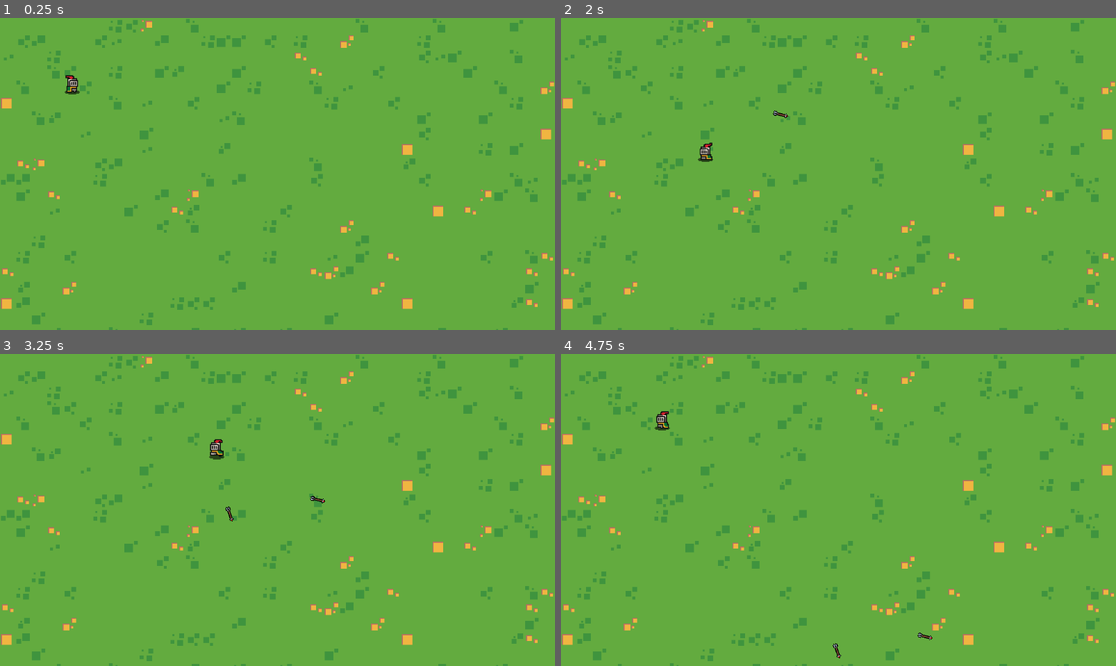
Above: before the commit, frames 1-4 (two rows, left to right).
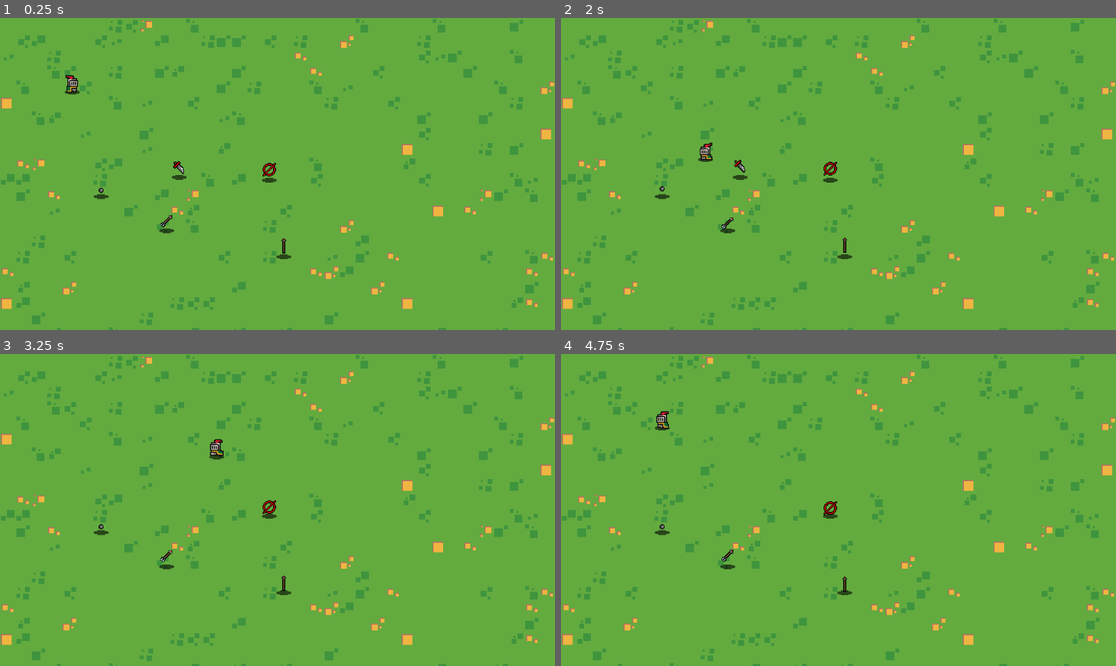
Above: after the commit, the same moments.

Repository: that-damn-cat/Godot-Programming-Patterns-1-Strategy-Pattern
Game: Godot game, scene res://game.tscn
Two runs of this game, one before a commit and one after it. Both use one fixed random seed, a clock stepped at 60 frames per second and the inputs below. Sound files missing from this copy of the repository are replaced by a short silence.
Inputs (mouse positions are in pixels of both pictures, inside the frame that each line leads up to):
- Up to frame 1 (0.25 s): no input
- Up to frame 2 (2 s): move the mouse to (960, 158) at 0.52 s; hold D (right) 0.53-1.28 s; click (960, 158) at 0.67 s; move the mouse to (727, 189) at 1.27 s; hold S (down) from 1.28 s (still down)
- Up to frame 3 (3.25 s): move the mouse to (333, 441) at 2.02 s; release S (down) at 2.03 s; hold D (right) 2.03-2.78 s; move the mouse to (249, 572) at 2.77 s; hold W (up) from 2.78 s (still down); click (249, 572) at 2.92 s
- Up to frame 4 (4.75 s): move the mouse to (1005, 556) at 3.52 s; release W (up) at 3.53 s; hold A (left) from 3.53 s (still down); move the mouse to (672, 463) at 4.27 s

The runs differ from the first frame. In frame 1, 0.4% of the frame differs, in the area x 16-53%, y 45-78%; in frame 2, 0.4%, in the area x 16-53%, y 29-78%; in frame 3, 0.4%; in frame 4, 0.4%.

Commit message:
Refactor finished

Diff:
--- a/attacks/null/null_attack.tres
+++ b/attacks/null/null_attack.tres
@@ -1,22 +1,22 @@
-[gd_resource type="Resource" script_class="MeleeStrategy" load_steps=7 format=3 uid="uid://cad7lgpy0q5s8"]
+[gd_resource type="Resource" script_class="NullAttackStrategy" load_steps=7 format=3 uid="uid://cad7lgpy0q5s8"]
 
 [ext_resource type="Script" uid="uid://bxhoopvbe5vjn" path="res://components/MovementStrategy/strategies/null_movement.gd" id="1_8g5om"]
-[ext_resource type="Script" uid="uid://c3runyuidteyw" path="res://components/AttackStrategy/strategies/melee_strategy.gd" id="1_j5smc"]
+[ext_resource type="Script" uid="uid://dns32ebcdy0sd" path="res://components/AttackStrategy/strategies/null_attack_strategy.gd" id="1_j5smc"]
 [ext_resource type="Texture2D" uid="uid://d0e1nik2f80rl" path="res://attacks/null/no_weapon.png" id="1_rdeky"]
 [ext_resource type="Script" uid="uid://dmqwweib121uh" path="res://components/AttackData/AttackData.gd" id="2_8g5om"]
 
-[sub_resource type="Resource" id="Resource_gydmb"]
+[sub_resource type="Resource" id="Resource_8g5om"]
 script = ExtResource("1_8g5om")
 metadata/_custom_type_script = "uid://bxhoopvbe5vjn"
 
 [sub_resource type="Resource" id="Resource_16brr"]
 script = ExtResource("2_8g5om")
-movement_strategy = SubResource("Resource_gydmb")
+movement_strategy = SubResource("Resource_8g5om")
 pickup_icon = ExtResource("1_rdeky")
-duration_seconds = 1.0
+cooldown_seconds = 0.1
 metadata/_custom_type_script = "uid://dmqwweib121uh"
 
 [resource]
 script = ExtResource("1_j5smc")
 attack_data = SubResource("Resource_16brr")
-metadata/_custom_type_script = "uid://c3runyuidteyw"
+metadata/_custom_type_script = "uid://dns32ebcdy0sd"
--- a/attacks/shoot_arrow.tres
+++ b/attacks/shoot_arrow.tres
@@ -20,12 +20,13 @@
 pickup_angle_degrees = -45.0
 attack_sfx = ExtResource("2_3pvag")
 damage = 2.0
-attack_range = 100.0
-duration_seconds = 5.0
+attack_range = inf
+duration_seconds = inf
 cooldown_seconds = 1.0
 metadata/_custom_type_script = "uid://dmqwweib121uh"
 
 [resource]
 script = ExtResource("6_n3gf2")
+speed = 300.0
 attack_data = SubResource("Resource_f5334")
 metadata/_custom_type_script = "uid://brp8yh3evptn"
--- /dev/null
+++ b/attacks/shoot_bullet.tres
@@ -0,0 +1,31 @@
+[gd_resource type="Resource" script_class="RangedStrategy" load_steps=9 format=3 uid="uid://dq107og3oxpn7"]
+
+[ext_resource type="Script" uid="uid://brp8yh3evptn" path="res://components/AttackStrategy/strategies/ranged_strategy.gd" id="1_4oojc"]
+[ext_resource type="PackedScene" uid="uid://bys73eavvnwu4" path="res://attacks/scenes/projectiles/bullet/bullet.tscn" id="1_xlbil"]
+[ext_resource type="AudioStream" uid="uid://dwk4i813x3fry" path="res://attacks/scenes/projectiles/bullet/explosion.wav" id="2_3ao1t"]
+[ext_resource type="Script" uid="uid://cumqmxndmfx0n" path="res://components/MovementStrategy/strategies/move_forward.gd" id="3_vfk0s"]
+[ext_resource type="Texture2D" uid="uid://b60b8vplc7x3t" path="res://attacks/scenes/projectiles/bullet/bullet.png" id="4_0hsu1"]
+[ext_resource type="Script" uid="uid://dmqwweib121uh" path="res://components/AttackData/AttackData.gd" id="5_pd6wx"]
+
+[sub_resource type="Resource" id="Resource_vipu0"]
+script = ExtResource("3_vfk0s")
+metadata/_custom_type_script = "uid://cumqmxndmfx0n"
+
+[sub_resource type="Resource" id="Resource_bdcno"]
+script = ExtResource("5_pd6wx")
+attack_scene = ExtResource("1_xlbil")
+pivot_offset = 6.0
+movement_strategy = SubResource("Resource_vipu0")
+pickup_icon = ExtResource("4_0hsu1")
+attack_sfx = ExtResource("2_3ao1t")
+damage = 4.0
+attack_range = 325.0
+cooldown_seconds = 0.35
+metadata/_custom_type_script = "uid://dmqwweib121uh"
+
+[resource]
+script = ExtResource("1_4oojc")
+speed = 600.0
+accuracy = 0.95
+attack_data = SubResource("Resource_bdcno")
+metadata/_custom_type_script = "uid://brp8yh3evptn"
--- a/attacks/sword_swing.tres
+++ b/attacks/sword_swing.tres
@@ -17,7 +17,7 @@
 pivot_offset = 7.0
 movement_strategy = SubResource("Resource_8r8dm")
 pickup_icon = ExtResource("4_vrpd5")
-pickup_angle_degrees = -30.0
+pickup_angle_degrees = 45.0
 attack_sfx = ExtResource("2_sopqn")
 damage = 3.0
 attack_range = 75.0
--- a/components/Attack/Attack.gd
+++ b/components/Attack/Attack.gd
@@ -7,6 +7,8 @@
 var movement_strategy: MovementStrategy
 var duration_seconds: float = 999.0
 var spawn_offset: float = 0.0
+var origin: Vector2 = Vector2.ZERO
+var max_distance: float = 0.0
 
 
 func _ready() -> void:
@@ -18,14 +20,30 @@
 
 		hit_box.hit_hurtbox.connect(queue_free)
 
-	if duration_seconds > 0.0:
-		var despawn_timer := Timer.new()
-		despawn_timer.wait_time = duration_seconds
-		despawn_timer.autostart = true
-		despawn_timer.one_shot = true
-		add_child(despawn_timer)
-		despawn_timer.timeout.connect(queue_free)
+	_setup_despawn_timer(duration_seconds)
 
 func _process(delta: float) -> void:
 	global_position += movement_strategy.velocity * delta
 	rotation += movement_strategy.rotation * delta
+
+	if _exceeded_distance():
+		queue_free()
+
+
+func _exceeded_distance() -> bool:
+	if max_distance <= 0.0:
+		return false
+
+	var distance = global_position.distance_to(origin)
+	return(distance > max_distance)
+
+func _setup_despawn_timer(duration: float) -> void:
+	if duration_seconds == INF or duration_seconds <= 0.0:
+		return
+
+	var despawn_timer := Timer.new()
+	despawn_timer.wait_time = duration
+	despawn_timer.autostart = true
+	despawn_timer.one_shot = true
+	add_child(despawn_timer)
+	despawn_timer.timeout.connect(queue_free)
--- a/components/AttackData/AttackData.gd
+++ b/components/AttackData/AttackData.gd
@@ -23,6 +23,9 @@
 
 
 func get_attack_scene() -> Attack:
+	if not attack_scene:
+		return(null)
+
 	var instance := attack_scene.instantiate()
 	if not instance is Attack:
 		push_error("AttackData.attack_scene must be of type Attack!")
--- a/components/AttackStrategy/strategies/melee_strategy.gd
+++ b/components/AttackStrategy/strategies/melee_strategy.gd
@@ -4,8 +4,11 @@
 func _perform_attack(attacker: Node2D, origin: Vector2, target: Vector2) -> void:
 	var attack_scene: Attack = attack_data.get_attack_scene()
 
+	if attack_scene == null:
+		return
+
 	# Configure movement
-	attack_scene.movement_strategy = attack_data.movement_strategy
+	attack_scene.movement_strategy = attack_data.movement_strategy.duplicate()
 
 	# Calculate rotation speed required
 	var attack_range: float = clamp(attack_data.attack_range, 0.0, 360.0)
--- a/components/AttackStrategy/strategies/ranged_strategy.gd
+++ b/components/AttackStrategy/strategies/ranged_strategy.gd
@@ -8,7 +8,7 @@
 	var projectile: Attack = attack_data.get_attack_scene()
 
 	# Configure movement
-	projectile.movement_strategy = attack_data.movement_strategy
+	projectile.movement_strategy = attack_data.movement_strategy.duplicate()
 
 	# Set Speed
 	projectile.movement_strategy.controlled_node = projectile
@@ -18,6 +18,8 @@
 	_set_collision(attacker, projectile.hit_box)
 	projectile.duration_seconds = attack_data.duration_seconds
 	projectile.hit_box.damage = attack_data.damage
+	projectile.origin = origin
+	projectile.max_distance = attack_data.attack_range
 
 	# Determine rotation and starting position
 	accuracy = clamp(accuracy, 0.0, 1.0)
--- a/game.tscn
+++ b/game.tscn
@@ -1,10 +1,14 @@
-[gd_scene load_steps=12 format=4 uid="uid://nf1n1241o2fx"]
+[gd_scene load_steps=16 format=4 uid="uid://nf1n1241o2fx"]
 
 [ext_resource type="Texture2D" uid="uid://baa44uctf6ptu" path="res://assets/pixel_plains_free/new_basic_tiles_free.png" id="1_e2o6t"]
 [ext_resource type="Script" uid="uid://c08pw6rfr55p0" path="res://game.gd" id="1_fc0e3"]
 [ext_resource type="Script" uid="uid://b6u7u2uj13rtb" path="res://scripts/boundaries_tool.gd" id="2_feb5d"]
 [ext_resource type="PackedScene" uid="uid://dl5oym57t06lg" path="res://entities/player/player.tscn" id="3_feb5d"]
-[ext_resource type="Resource" uid="uid://bhbu528uk383q" path="res://attacks/shoot_arrow.tres" id="5_7jktm"]
+[ext_resource type="Resource" uid="uid://dq107og3oxpn7" path="res://attacks/shoot_bullet.tres" id="5_7jktm"]
+[ext_resource type="PackedScene" uid="uid://dffqaeu2g3vlo" path="res://pickups/weapon_pickup.tscn" id="5_j5wjh"]
+[ext_resource type="Resource" uid="uid://bhbu528uk383q" path="res://attacks/shoot_arrow.tres" id="7_vef74"]
+[ext_resource type="Resource" uid="uid://cmsthi3pmfrdq" path="res://attacks/sword_swing.tres" id="8_hve3p"]
+[ext_resource type="Resource" uid="uid://di3xcl4dcnuon" path="res://attacks/spear_attack.tres" id="8_vef74"]
 
 [sub_resource type="TileSetAtlasSource" id="TileSetAtlasSource_fc0e3"]
 texture = ExtResource("1_e2o6t")
@@ -194,4 +198,22 @@
 
 [node name="Player" parent="." instance=ExtResource("3_feb5d")]
 position = Vector2(150, 133)
-starting_attack = ExtResource("5_7jktm")
+
+[node name="WeaponPickup" parent="." instance=ExtResource("5_j5wjh")]
+position = Vector2(210, 353)
+attack_strategy = ExtResource("5_7jktm")
+
+[node name="WeaponPickup2" parent="." instance=ExtResource("5_j5wjh")]
+position = Vector2(346, 424)
+attack_strategy = ExtResource("7_vef74")
+
+[node name="WeaponPickup3" parent="." instance=ExtResource("5_j5wjh")]
+position = Vector2(559, 319)
+
+[node name="WeaponPickup4" parent="." instance=ExtResource("5_j5wjh")]
+position = Vector2(589, 478)
+attack_strategy = ExtResource("8_vef74")
+
+[node name="WeaponPickup5" parent="." instance=ExtResource("5_j5wjh")]
+position = Vector2(372, 313)
+attack_strategy = ExtResource("8_hve3p")
--- a/pickups/AttackPickup.gd
+++ b/pickups/AttackPickup.gd
@@ -19,12 +19,11 @@
 var _pickup_sprite: Sprite2D
 
 func _ready() -> void:
-	_update_pickup_sprite()
+	update_strategy(attack_strategy)
 
 	if Engine.is_editor_hint():
 		return
 
-	update_strategy(attack_strategy)
 	body_entered.connect(_on_body_entered)
 
 func _process(delta: float) -> void:
@@ -47,12 +46,13 @@
 	var new_texture: Texture2D
 
 	if this_strategy != null:
-		if this_strategy.pickup_icon != null:
-			new_texture = this_strategy.pickup_icon
+		if this_strategy.attack_data.pickup_icon != null:
+			new_texture = this_strategy.attack_data.pickup_icon
 
 	_pickup_sprite.texture = new_texture
 	_pickup_sprite.scale = Vector2(2.0, 2.0)
-	_pickup_sprite.rotation_degrees = this_strategy.pickup_rotation_degrees
+	_pickup_sprite.rotation_degrees = this_strategy.attack_data.pickup_angle_degrees
+
 
 func _update_pickup_sprite() -> void:
 	_pickup_sprite = find_child("PickupSprite")
@@ -70,7 +70,7 @@
 	var body_old_attack = body.attack_strategy
 	body.attack_strategy = attack_strategy
 
-	if body_old_attack == NO_ATTACK:
+	if body_old_attack is NullAttackStrategy:
 		queue_free()
 	else:
 		attack_strategy = body_old_attack
--- a/pickups/weapon_pickup.tscn
+++ b/pickups/weapon_pickup.tscn
@@ -1,7 +1,8 @@
-[gd_scene load_steps=5 format=3 uid="uid://dffqaeu2g3vlo"]
+[gd_scene load_steps=6 format=3 uid="uid://dffqaeu2g3vlo"]
 
 [ext_resource type="Script" uid="uid://bwyccbi366unh" path="res://pickups/AttackPickup.gd" id="1_b17b2"]
 [ext_resource type="Texture2D" uid="uid://sldslk36xk7a" path="res://assets/ground_shadow.png" id="2_ap43w"]
+[ext_resource type="Resource" uid="uid://cad7lgpy0q5s8" path="res://attacks/null/null_attack.tres" id="2_kwv1x"]
 [ext_resource type="Texture2D" uid="uid://d0e1nik2f80rl" path="res://attacks/null/no_weapon.png" id="4_2e5g6"]
 
 [sub_resource type="CircleShape2D" id="CircleShape2D_t4tbc"]
@@ -11,6 +12,7 @@
 collision_layer = 8
 collision_mask = 2
 script = ExtResource("1_b17b2")
+attack_strategy = ExtResource("2_kwv1x")
 metadata/_custom_type_script = "uid://bwyccbi366unh"
 
 [node name="Shadow" type="Sprite2D" parent="."]
@@ -19,7 +21,7 @@
 texture = ExtResource("2_ap43w")
 
 [node name="PickupSprite" type="Sprite2D" parent="."]
-position = Vector2(0, 1.9461585)
+position = Vector2(0, 1.513764)
 scale = Vector2(2, 2)
 texture = ExtResource("4_2e5g6")
 
